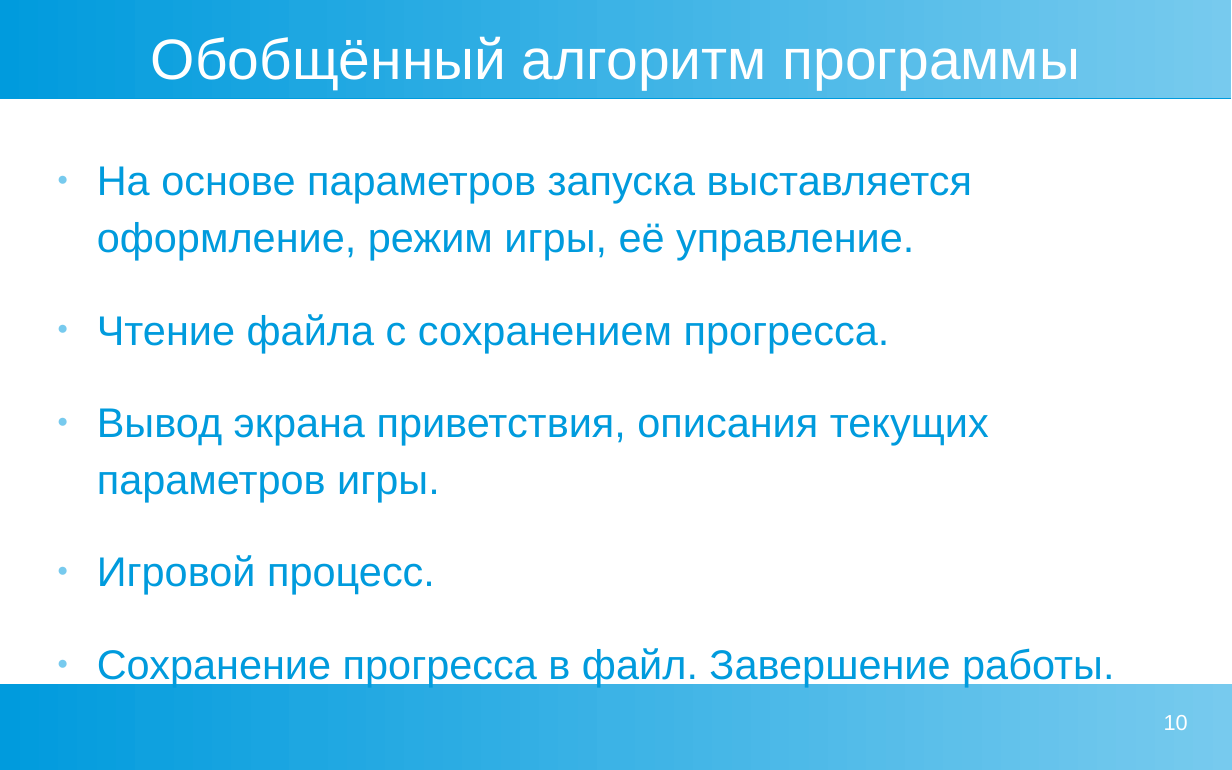
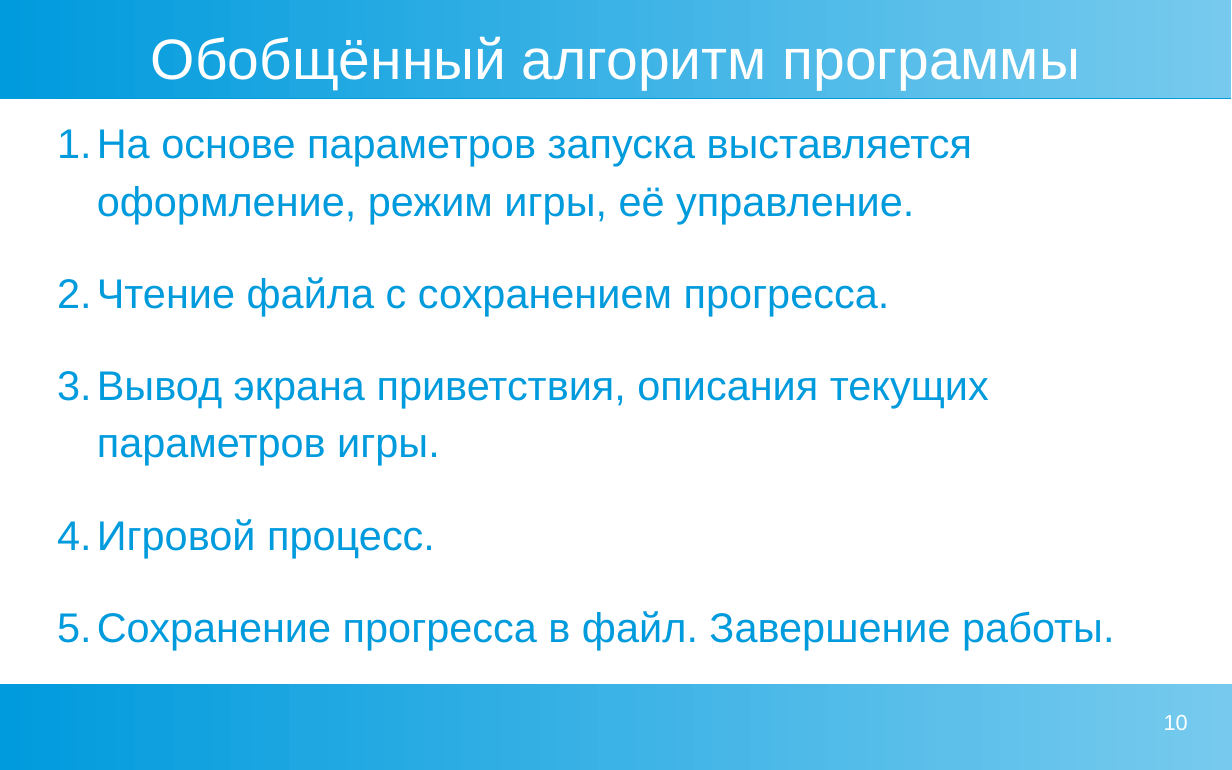
Before and after one commit to zhigunovsemyon/2048, a slide deck: slide 10 of presentation/Presentation.odp. Drawn at 1232x770 pixels with LibreOffice and Linux fonts; fonts in the diff are those of the drawing. Boxes give left, top, right and bottom in pixels: in the first picture for what was removed or moved away, otherwise in the second. Text is boxed around its words. In the diff, an @@ line names an element or a change of style, - is before the commit and + after.

```diff
--- a/presentation/Presentation.odp
+++ b/presentation/Presentation.odp
@@ text "На основе параметров запуска выставляется ...": place and size @@
-text "На основе параметров запуска выставляется ..." at box(97, 166, 1114, 687)
+text "На основе параметров запуска выставляется ..." at box(97, 129, 1114, 650)
@@ text "На основе параметров запуска выставляется ..." at box(97, 129, 1114, 650): bullet ● to 1.; bullet colour #77CAEE to #009BDD @@
```
Also in this commit, not shown: 1 other slide changed, 1 other file.
